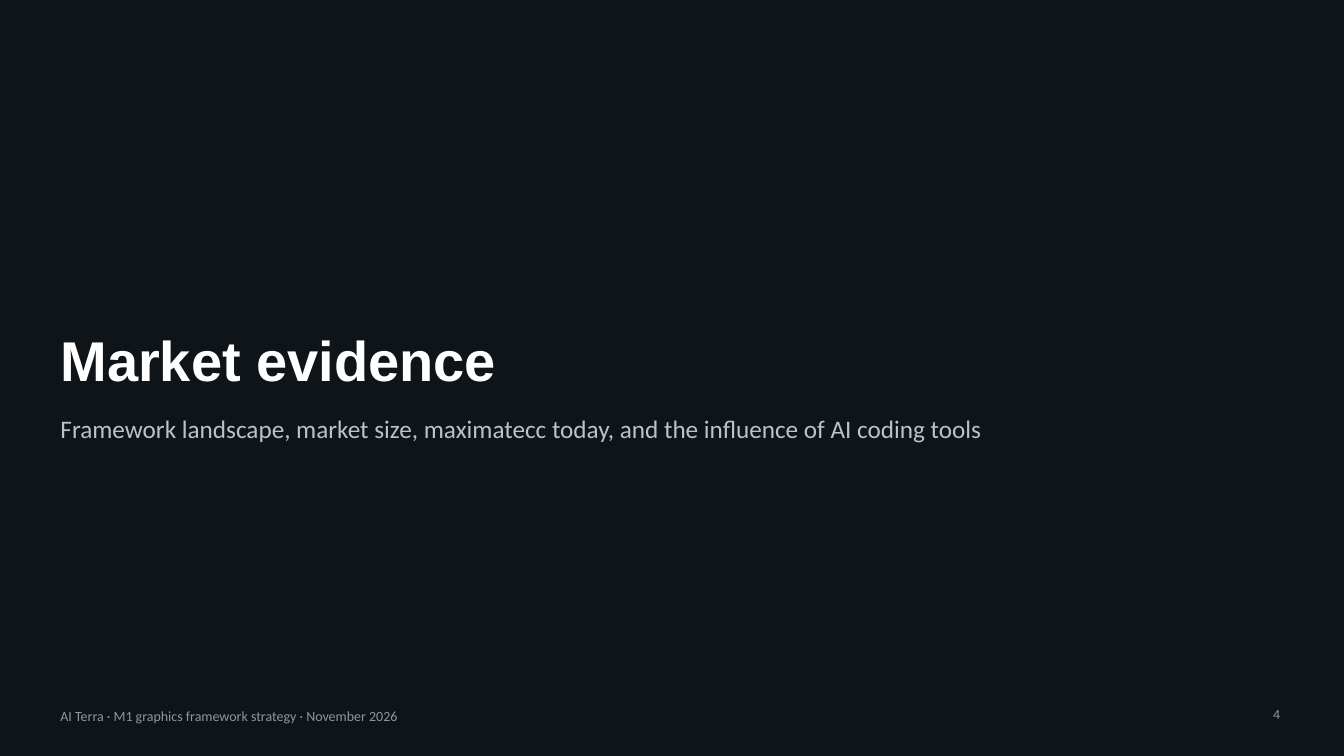
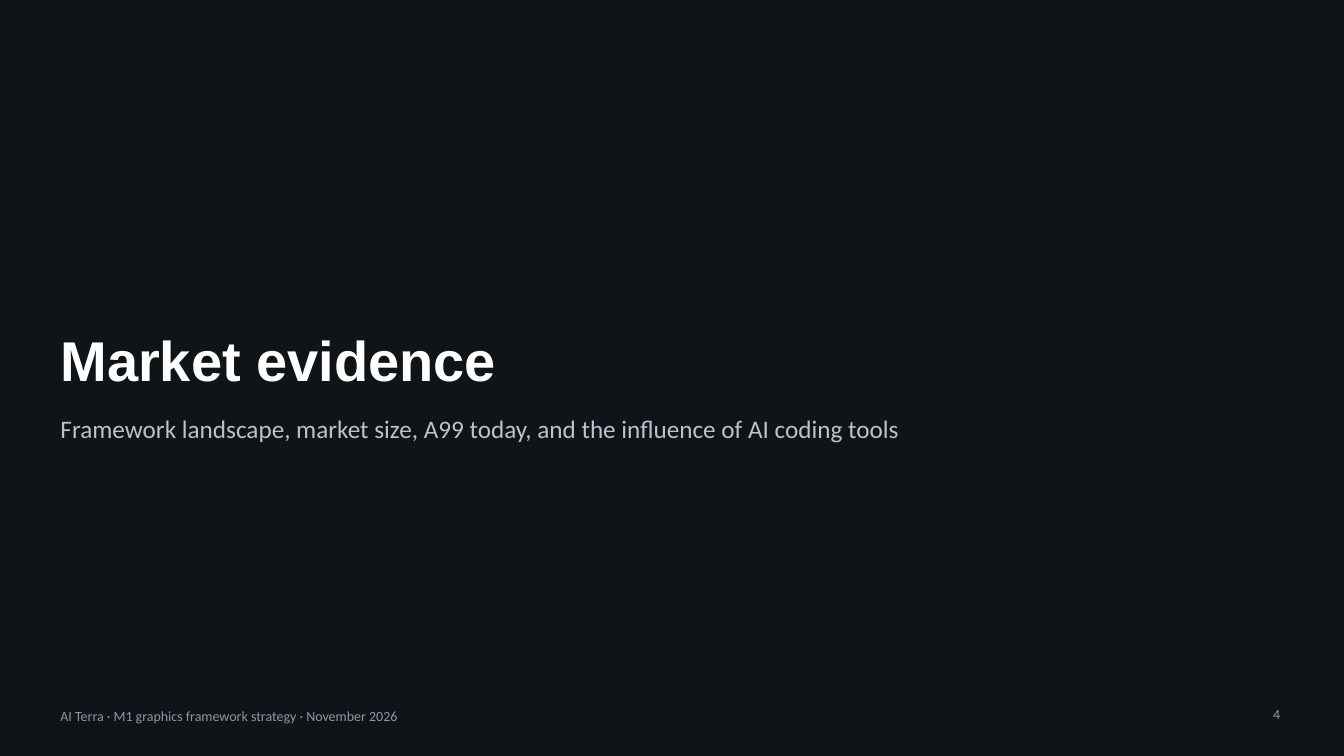
Before and after one commit to Raul-dot-valdez/max, a slide deck: slide 4 of docs/strategy/M1-graphics-strategy.pptx. Drawn at 1344x756 pixels with LibreOffice and Linux fonts; fonts in the diff are those of the drawing. Boxes give left, top, right and bottom in pixels: in the first picture for what was removed or moved away, otherwise in the second. Text is boxed around its words. In the diff, an @@ line names an element or a change of style, - is before the commit and + after.

```diff
--- a/docs/strategy/M1-graphics-strategy.pptx
+++ b/docs/strategy/M1-graphics-strategy.pptx
@@ text at (x1=60, y1=420, x2=898, y2=443): text changed @@
-Framework landscape, market size, maximatecc today, and the influence of AI coding tools
+Framework landscape, market size, A99 today, and the influence of AI coding tools
```
Also in this commit, not shown: 11 other slides changed, 19 other files.
